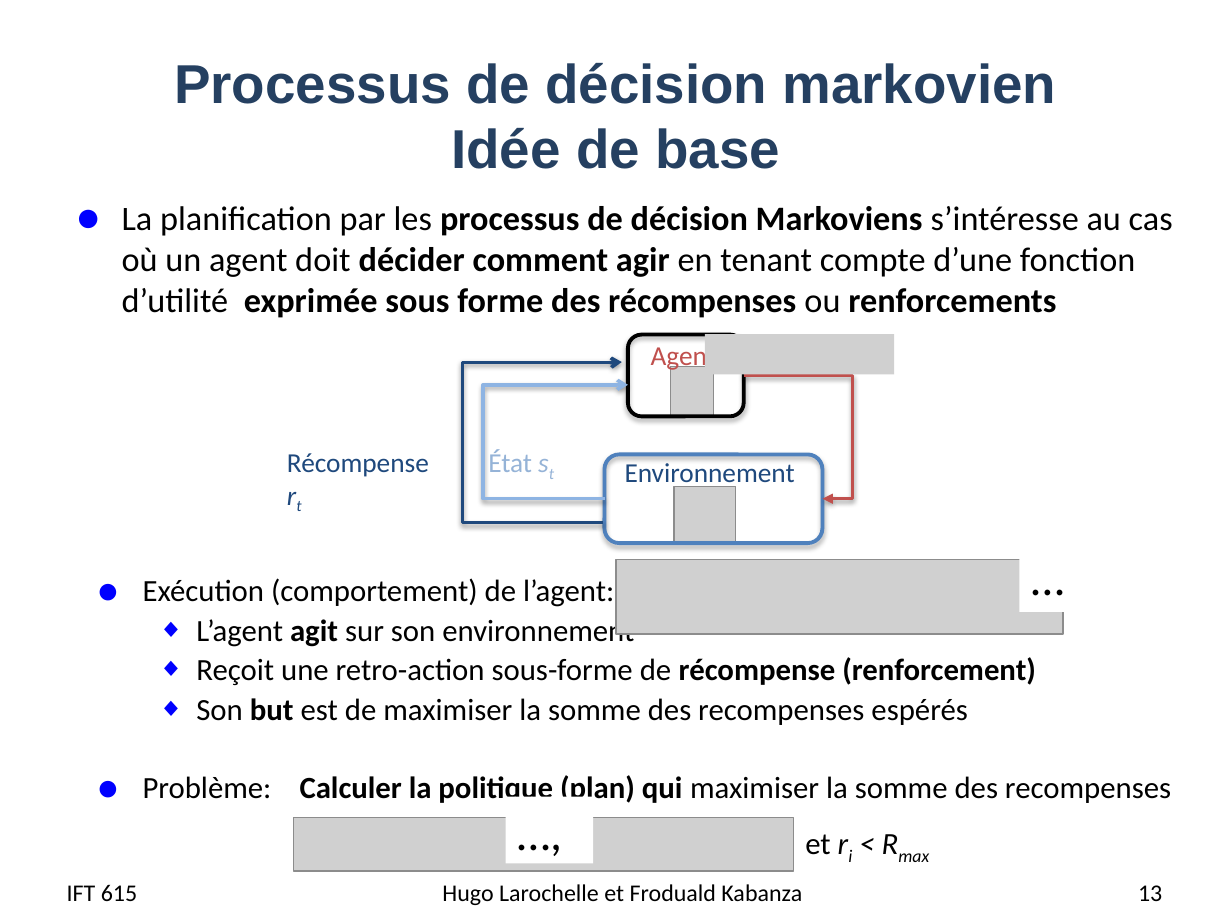
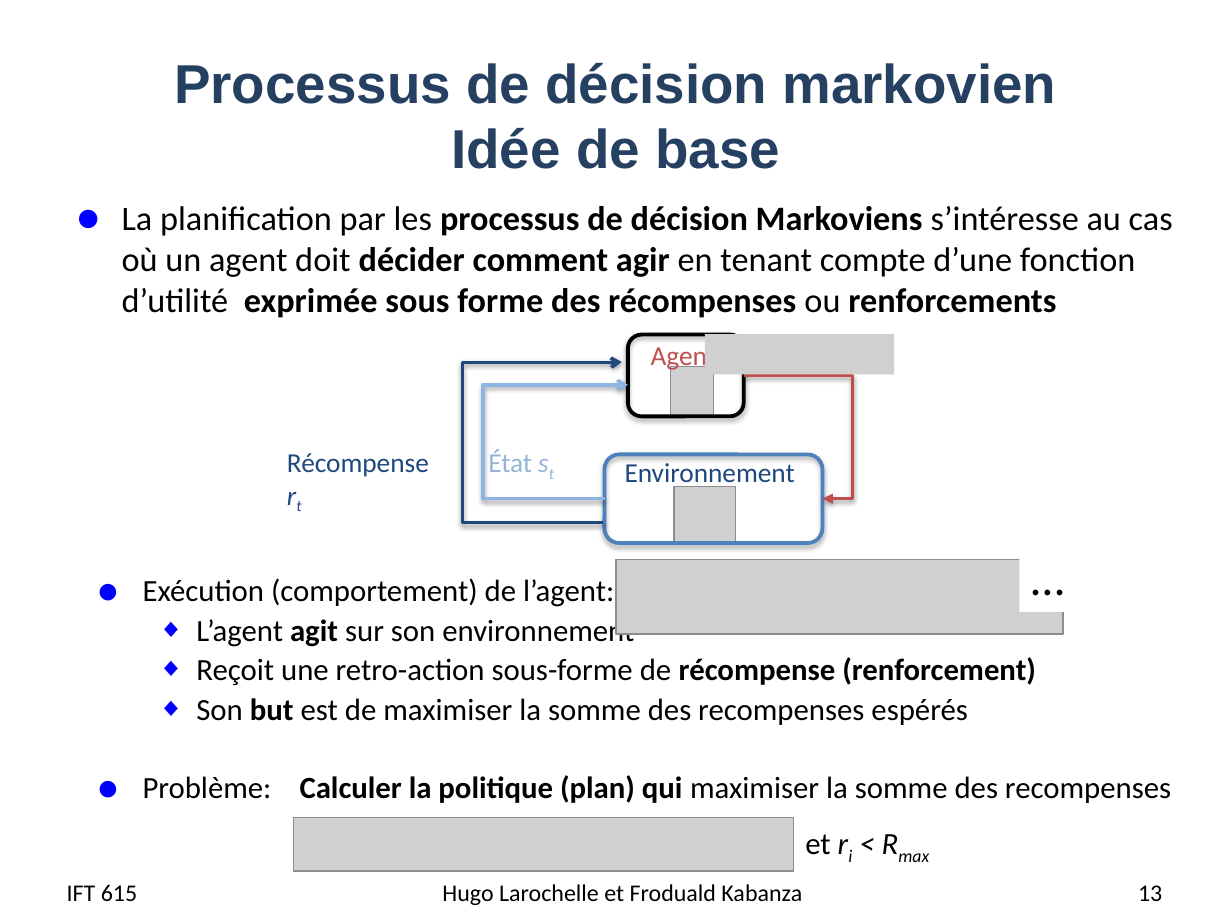
Before and after one commit to djeffkanda/djeffkanda.github.io, a slide deck: slide 13 of ift/assets/slides/ift615-14-MDP.pptx. Drawn at 1232x924 pixels with LibreOffice and Linux fonts; fonts in the diff are those of the drawing; grey boxes stand for pictures. Boxes give left, top, right and bottom in pixels: in the first picture for what was removed or moved away, otherwise in the second. Text is boxed around its words. In the diff, an @@ line names an element or a change of style, - is before the commit and + after.

```diff
--- a/ift/assets/slides/ift615-14-MDP.pptx
+++ b/ift/assets/slides/ift615-14-MDP.pptx
@@ rectangle removed at [506, 797, 594, 864] @@
-…,
```
Also in this commit, not shown: 12 other slides changed, 5 other files.
